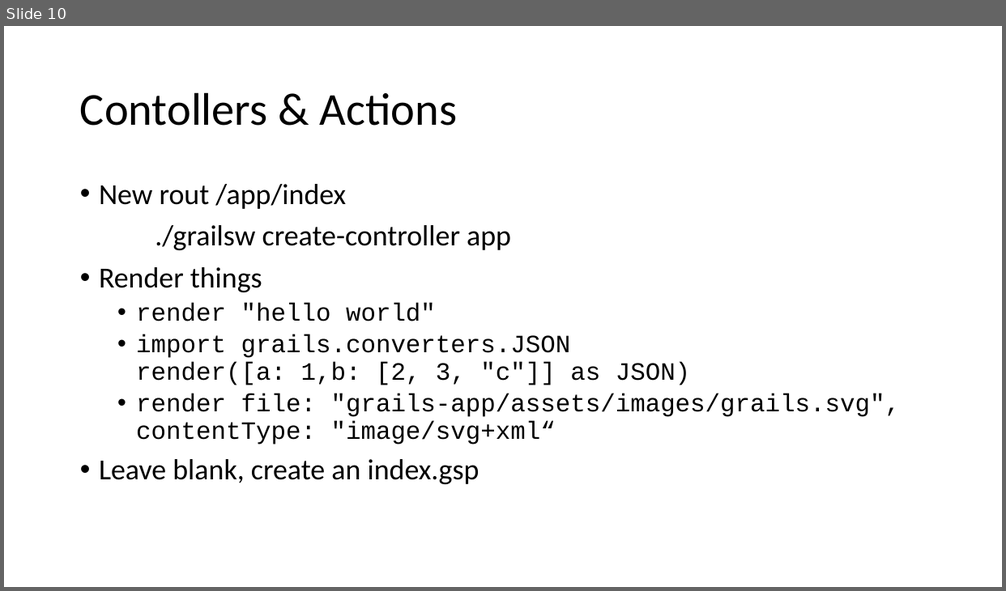
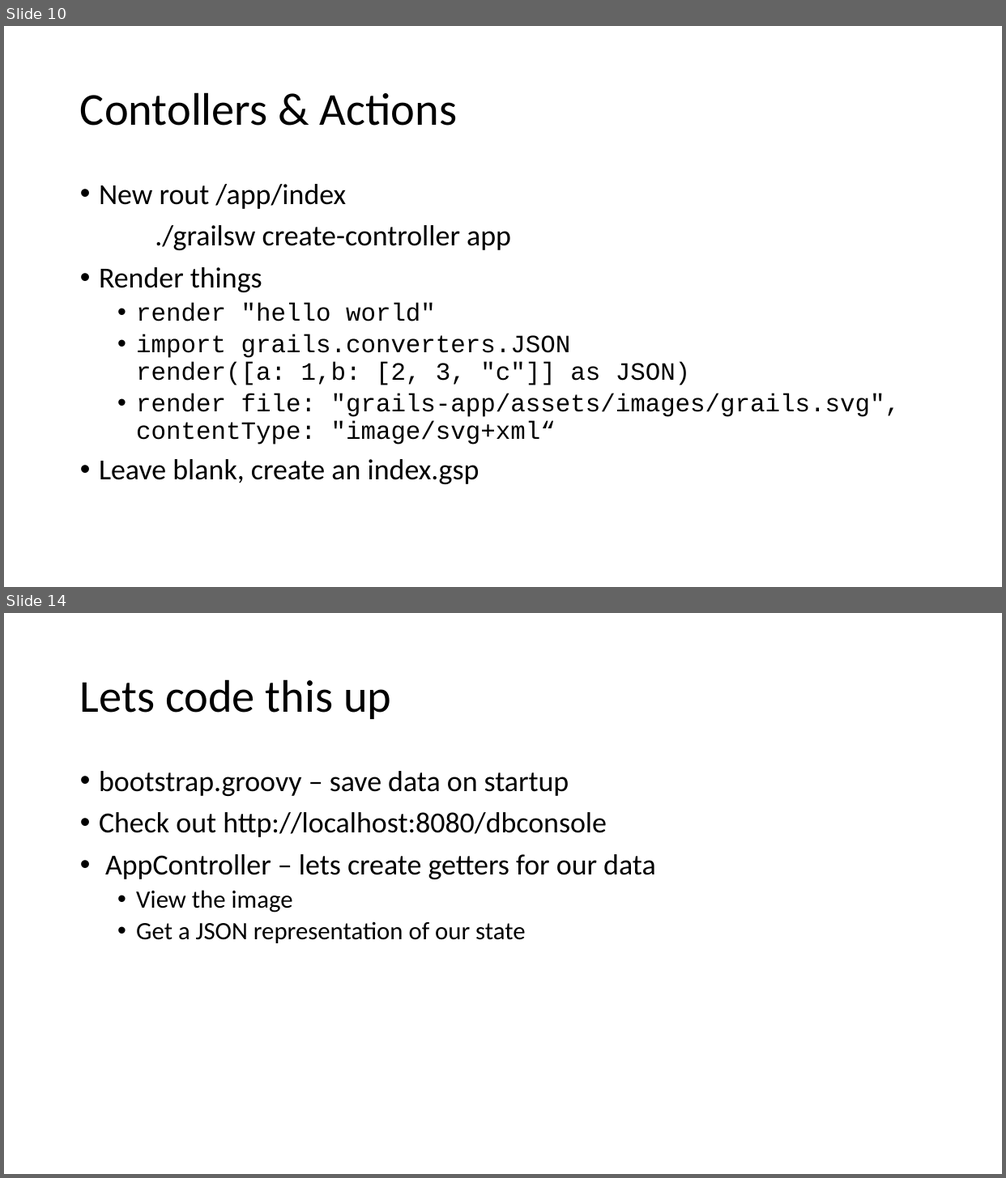
Before and after one commit to aibolit/SixOneFourEight, a slide deck: Presentation.pptx. Shown one above the other, each under a label of ours: slide 10 before the commit, slides 10 and 14 after it; the slides between them are not shown. The pictures are 1006x591 and 1006x1178 pixels, drawn with LibreOffice and Linux fonts; fonts in the diff are those of the drawing. Boxes give left, top, right and bottom in pixels: in the first picture for what was removed or moved away, otherwise in the second. Text is boxed around its words. In the diff, an @@ line names an element or a change of style, - is before the commit and + after.

```diff
--- a/Presentation.pptx
+++ b/Presentation.pptx
@@ slide 14 added at box(4, 613, 1002, 1174), background #FFFFFF @@
@@ title added at box(80, 679, 391, 719), 44 pt, text #000000 @@
+Lets code this up
@@ text added at box(99, 771, 656, 943), 28 pt, text #000000 @@
+• bootstrap.groovy – save data on startup
+• Check out http://localhost:8080/dbconsole
+• AppController – lets create getters for our data
+  • View the image
+  • Get a JSON representation of our state
```
Also in this commit, not shown: 9 slides changed, 3 slides removed, 2 other files.
